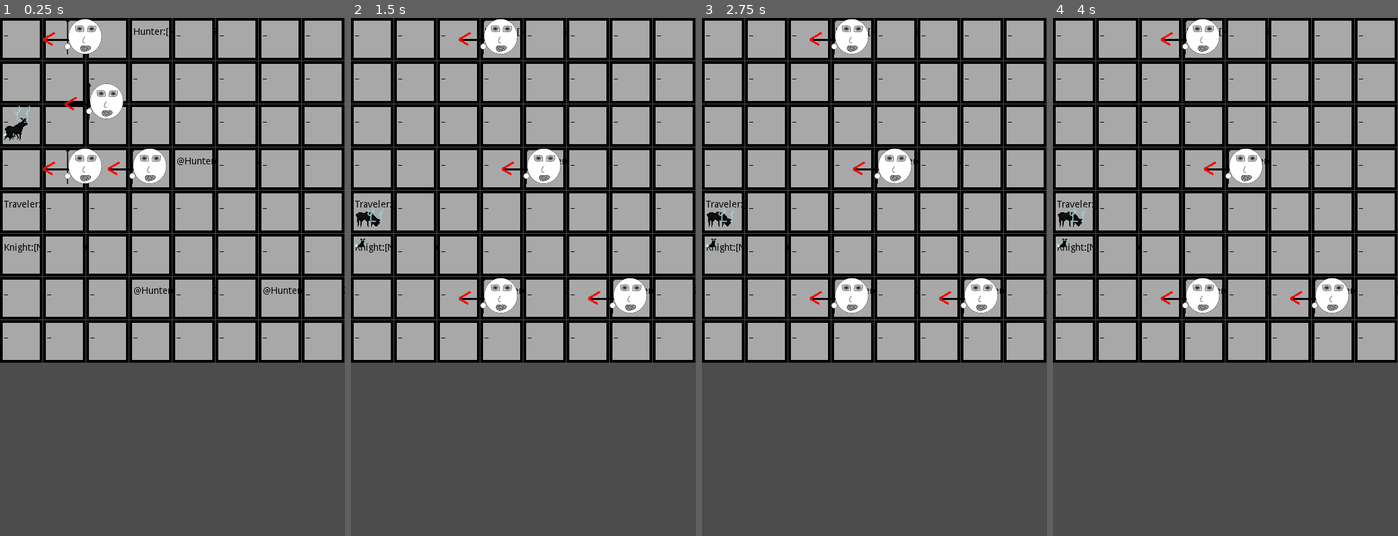
Above: before the commit, frames 1-4 (left to right).
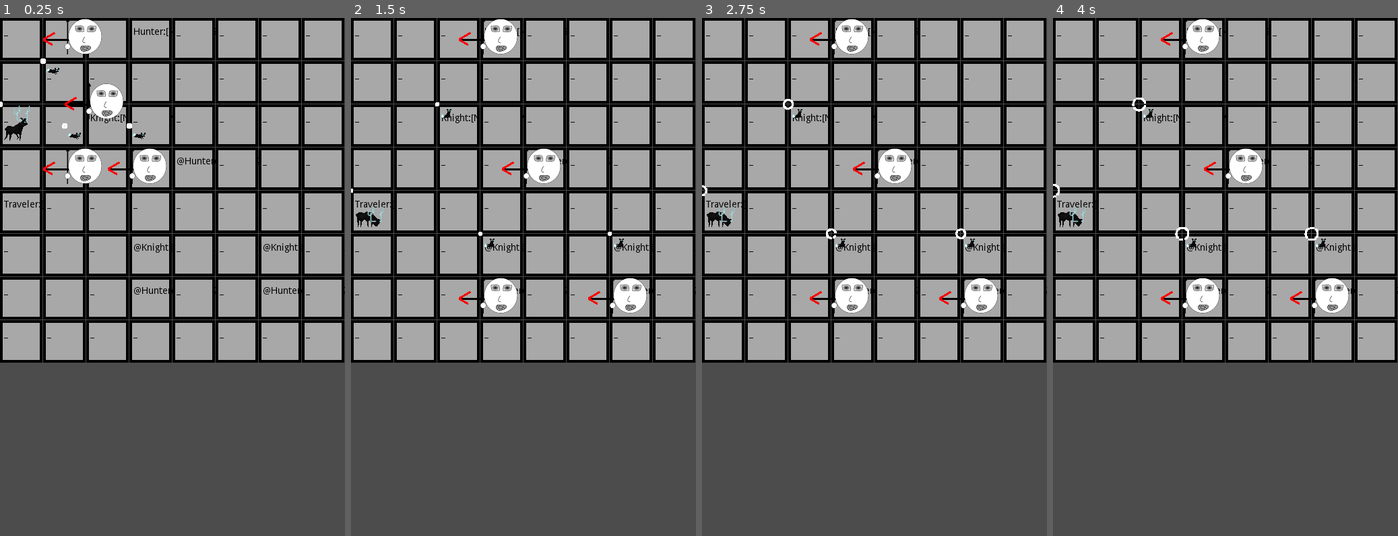
Above: after the commit, the same moments.

Repository: drarbego/caballos-de-ajedrez
Game: Godot game, scene res://Board.tscn
Same seed, same stepped clock (60 frames per second), same inputs: the game is played once before the commit and once after it.
Inputs (mouse positions are in pixels of both pictures, inside the frame that each line leads up to):
- Up to frame 1 (0.25 s): no input
- Up to frame 2 (1.5 s): click (371, 38) at 0.52 s; click (371, 38) at 1.27 s
- Up to frame 3 (2.75 s): click (722, 38) at 2.02 s
- Up to frame 4 (4 s): no input

The runs differ from the first frame. In frame 1, 0.4% of the frame differs, in the area x 0-100%, y 7-46%; in frame 2, 0.4%; in frame 3, 0.5%; in frame 4, 0.5%, in the area x 0-100%, y 15-46%.

Commit message:
wip - stabilize graphical state

Diff:
--- a/Board.gd
+++ b/Board.gd
@@ -27,24 +27,26 @@
 	return get_node("Tiles/" + tile_name)
 
 func next_state(selected_tile):
-	if self.current_piece and self.current_piece.can_move(selected_tile.board_pos):
-		if not selected_tile.current_piece:
-			selected_tile.set_piece(self.current_piece)
-			self.current_piece.tile.select_piece()
-			$MoveTimer.set_wait_time(self.current_piece.move_time)
-			$MoveTimer.start()
-			self.set_tiles_active(false)
-		elif selected_tile.current_piece is Enemy and self.current_piece.attacks:
-				selected_tile.current_piece.on_clash(self.current_piece)
-				selected_tile.set_piece(self.current_piece)
-				self.current_piece.tile.select_piece()
-				$MoveTimer.set_wait_time(self.current_piece.move_time)
-				$MoveTimer.start()
-				self.set_tiles_active(false)
+	self.reset_graphic_state()
 
-	if selected_tile.current_piece and selected_tile.current_piece is PlayablePiece:
+	if selected_tile.current_piece is PlayablePiece:
 		self.set_tiles_active(false)
 		selected_tile.select_piece()
+		return
+
+	if not self.current_piece:
+		return
+
+	if selected_tile.is_active:
+		selected_tile.set_piece(self.current_piece)
+		$MoveTimer.set_wait_time(self.current_piece.move_time)
+		$MoveTimer.start()
+		self.set_tiles_active(false)
+		return
+
+func reset_graphic_state():
+	self.set_pieces_active(false)
+	self.set_pieces_selectable(true)
 
 func _on_MoveTimer_timeout():
 	self.move_enemies()
@@ -52,9 +54,9 @@
 	self.update_enemies_direction()
 
 func update_enemies_direction():
-	var traveler = $Pieces.get_child(0) # fix this
 	for enemy in $Enemies.get_children():
 		# follow traveler
+		var traveler = enemy.target
 		var dir = (traveler.tile.board_pos - enemy.tile.board_pos).normalized().round()
 		if abs(dir.x) == 1 and abs(dir.y) == 1:
 			dir.y = 0
@@ -67,7 +69,6 @@
 		if enemy.is_queued_for_deletion():
 			continue
 
-		enemy.tile.select_piece()
 		var next_tile = self.get_tile(enemy.tile.board_pos + enemy.dir)
 
 		if not next_tile:
@@ -84,26 +85,41 @@
 
 		next_tile.set_piece(enemy)
 
+
 func initialize_board():
-	# read file
+	# OWN PIECE SYMBOLS
+	# T Venado (is a Traveler that moves like a Chess King, but moves 3 tiles at a time)
+	# A Ardilla (moves like a Chess Knight)
+
+	# ENEMY SYMBOLS
+	# ! Slow Hunter
+	# @ Fast Hunter
+	# $ Archer
+
+	# read test map
+
 	var file = File.new()
 	file.open("res://test_map.txt", File.READ)
+	var traveler = null
+
 	var y = 0
 	while file.get_position() < file.get_len():
 		var x = 0
 		for c in file.get_line():
 			match c:
-				"K":
+				"T":
+					traveler = self.initialize_piece(Vector2(x, y), Traveler, false)
+				"A":
 					self.initialize_piece(Vector2(x, y), Knight, true)
-				"T":
-					self.initialize_piece(Vector2(x, y), Traveler, false)
-				"E":
+				"!":
 					self.initialize_enemy(Vector2(x, y), Hunter)
 			x += 1
 		y += 1
 
+	self.set_enemies_target(traveler)
 	self.update_enemies_direction()
 	self.set_tiles_active(false)
+	self.reset_graphic_state()
 
 func initialize_piece(pos, piece_class, consumes_tiles): # fix consumes_tiles
 	var tile = self.get_tile(pos)
@@ -112,6 +128,8 @@
 	tile.set_piece(piece)
 	tile.current_piece = piece # fix this hack
 
+	return piece
+
 func initialize_enemy(pos, piece_class):
 	var tile = self.get_tile(pos)
 	var piece = piece_class.instance().init(self, tile, false)
@@ -119,13 +137,25 @@
 	tile.set_piece(piece)
 	tile.current_piece = piece # fix this hack
 
+	return piece
+
+# TILES
 func set_tiles_active(active):
 	for tile in $Tiles.get_children():
 		tile.is_active = active
 
+# OWN PIECES
 func set_pieces_active(active):
 	for piece in $Pieces.get_children():
 		piece.set_active(active)
 
+func set_pieces_selectable(selectable):
+	for piece in $Pieces.get_children():
+		piece.set_selectable(selectable)
+
+func set_enemies_target(target):
+	for piece in $Enemies.get_children():
+		piece.set_target(target)
+
 func game_over():
 	self.set_tiles_active(false)
--- a/Enemy.gd
+++ b/Enemy.gd
@@ -4,12 +4,16 @@
 
 var ORIGIN = Vector2(32, 32)
 var dir = Vector2.ZERO
+var target = null
 
 func _ready():
 	self.attacks = true
 
 func set_dir(new_dir: Vector2):
 	self.dir = new_dir
+
+func set_target(new_target: Piece):
+	self.target = new_target
 
 func _draw():
 	var tip = ORIGIN + (self.dir * 64)
--- a/Piece.gd
+++ b/Piece.gd
@@ -1,7 +1,8 @@
 extends Node2D
-
 class_name Piece
 
+var ActiveMaterial = preload("res://materials/active.tres")
+var SelectableMaterial = preload("res://materials/selectable.tres")
 
 var tile = null
 var consumes_tiles = true
@@ -38,8 +39,14 @@
 		self.tile.consume_tile()
 
 func set_active(active):
+	$Particles2D.set_process_material(ActiveMaterial)
+	$Particles2D.amount = 25
 	$Particles2D.emitting = active
-	print("set active")
+
+func set_selectable(selectable):
+	$Particles2D.set_process_material(SelectableMaterial)
+	$Particles2D.amount = 50
+	$Particles2D.emitting = selectable
 
 func can_move(to):
 	if not self.tile:
--- a/Piece.tscn
+++ b/Piece.tscn
@@ -1,6 +1,6 @@
 [gd_scene load_steps=3 format=2]
 
-[ext_resource path="res://current_piece_particles.tres" type="Material" id=1]
+[ext_resource path="res://materials/selectable.tres" type="Material" id=1]
 [ext_resource path="res://Piece.gd" type="Script" id=2]
 
 [node name="Node2D" type="Node2D"]
@@ -12,6 +12,7 @@
 
 [node name="Particles2D" type="Particles2D" parent="."]
 amount = 16
+explosiveness = 1.0
 process_material = ExtResource( 1 )
 
 [node name="AnimationPlayer" type="AnimationPlayer" parent="."]
--- a/Tile.gd
+++ b/Tile.gd
@@ -39,9 +39,7 @@
 	if not self.current_piece:
 		return
 
-	# self.board.set_tiles_active(false)
-	# self.board.set_pieces_active(false)
-	# self.current_piece.set_active(true)
+	self.current_piece.set_active(true)
 
 	for move in self.current_piece.moves:
 		var tile = self.board.get_tile(self.board_pos + move)
--- a/Traveler.gd
+++ b/Traveler.gd
@@ -1,4 +1,5 @@
 extends PlayablePiece
+
 
 func play_animation(animation_name: String):
     $AnimationPlayer.play(animation_name)
--- /dev/null
+++ b/materials/selectable.tres
@@ -0,0 +1,11 @@
+[gd_resource type="ParticlesMaterial" format=2]
+
+[resource]
+flag_disable_z = true
+direction = Vector3( 0, -1, 0 )
+spread = 180.0
+gravity = Vector3( 0, 0, 0 )
+initial_velocity = 10.0
+orbit_velocity = 0.0
+orbit_velocity_random = 0.0
+scale = 3.0
Renamed: current_piece_particles.tres -> materials/active.tres
Not shown, changed: test_map.txt
